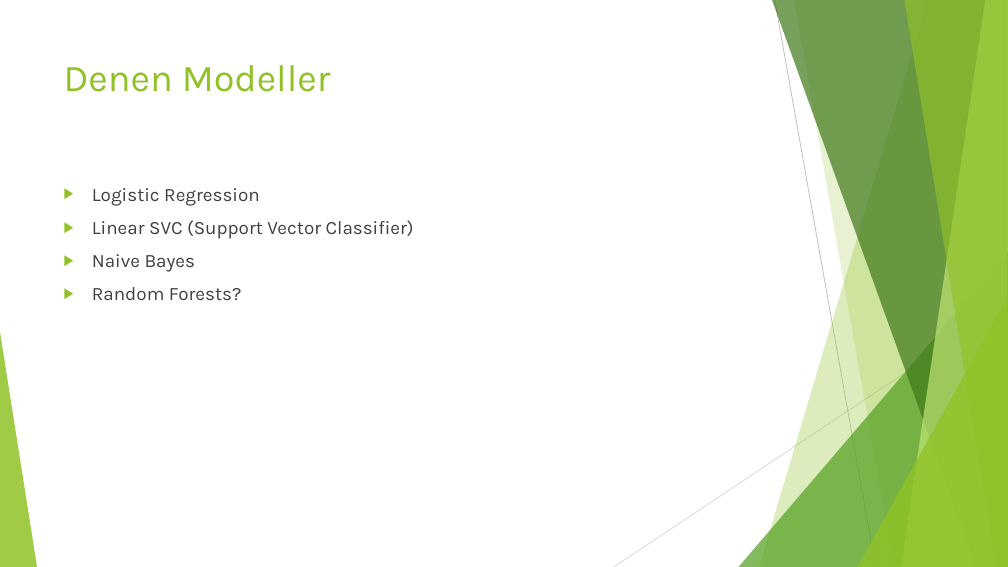
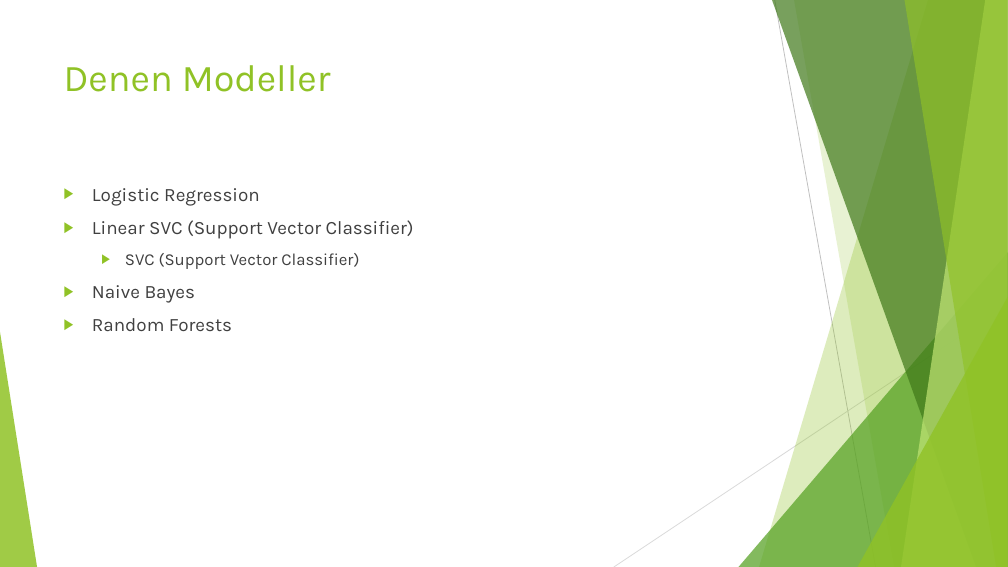
Before and after one commit to Ouzx/Python-TextMining, a slide deck: slide 6 of Nefret Soylemi vs Ofansif Dil.pptx. Drawn at 1008x567 pixels with LibreOffice and Linux fonts; fonts in the diff are those of the drawing. Boxes give left, top, right and bottom in pixels: in the first picture for what was removed or moved away, otherwise in the second. Text is boxed around its words. In the diff, an @@ line names an element or a change of style, - is before the commit and + after.

```diff
--- a/Nefret Soylemi vs Ofansif Dil.pptx
+++ b/Nefret Soylemi vs Ofansif Dil.pptx
@@ text at (125,253,359,269): paragraph added @@
+  ▶ SVC (Support Vector Classifier)
@@ text at (92,318,232,331): text changed @@
-▶ Random Forests?
+▶ Random Forests
```
Also in this commit, not shown: 1 other slide changed, 3 slides added, 8 other files.
